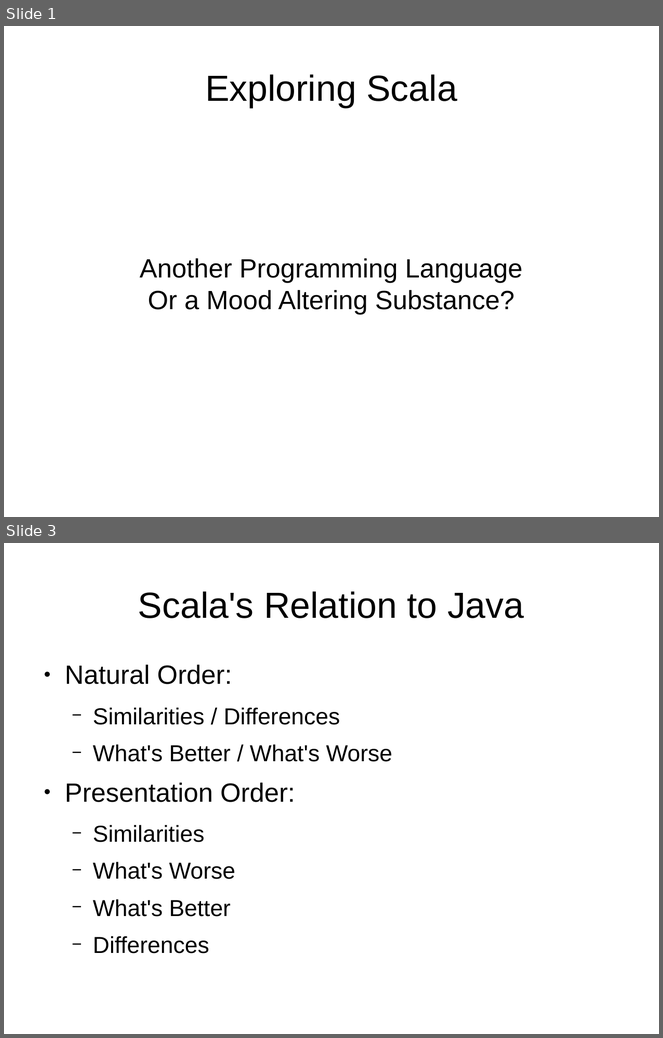
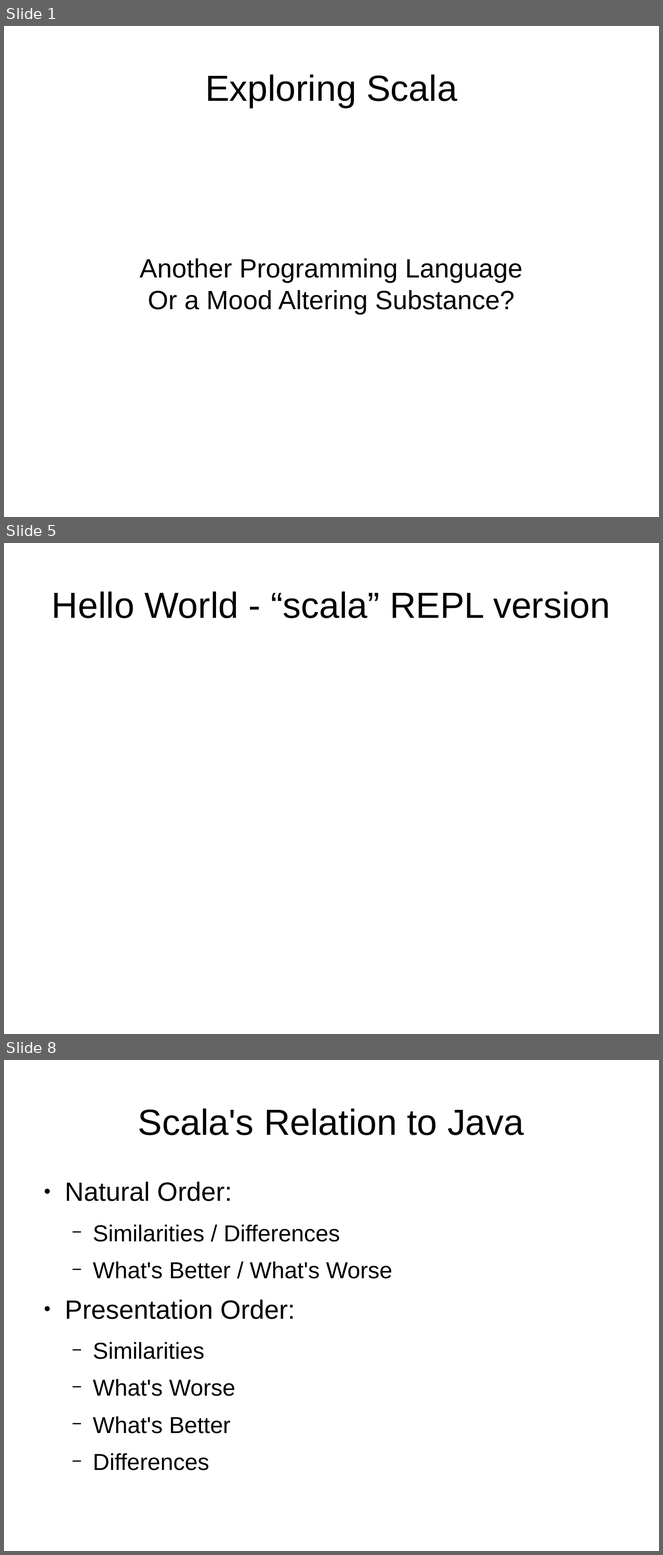
Before and after one commit to JohnLockwood/ScalaTalkSacjug, a slide deck: ScalaDecember2014.odp. Shown one above the other, each under a label of ours: slides 1 and 3 before the commit, slides 1, 5 and 8 after it; the slides between them are not shown. The pictures are 663x1038 and 663x1555 pixels, drawn with LibreOffice and Linux fonts; fonts in the diff are those of the drawing. Boxes give left, top, right and bottom in pixels: in the first picture for what was removed or moved away, otherwise in the second. Text is boxed around its words. In the diff, an @@ line names an element or a change of style, - is before the commit and + after.

```diff
--- a/ScalaDecember2014.odp
+++ b/ScalaDecember2014.odp
@@ slide 5 added at (x1=4, y1=543, x2=659, y2=1034), background #FFFFFF @@
@@ title added at (x1=52, y1=591, x2=610, y2=618), 44 pt, text #000000 @@
+Hello World - “scala” REPL version
@@ what was slide 3 is now slide 8 @@
```
Also in this commit, not shown: 2 slides changed, 4 other slides added, 2 other files.
